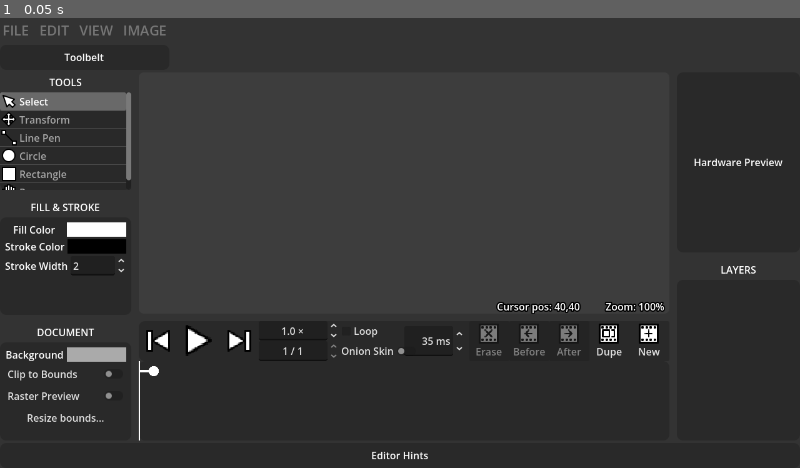
Above: before the commit, frame 1.
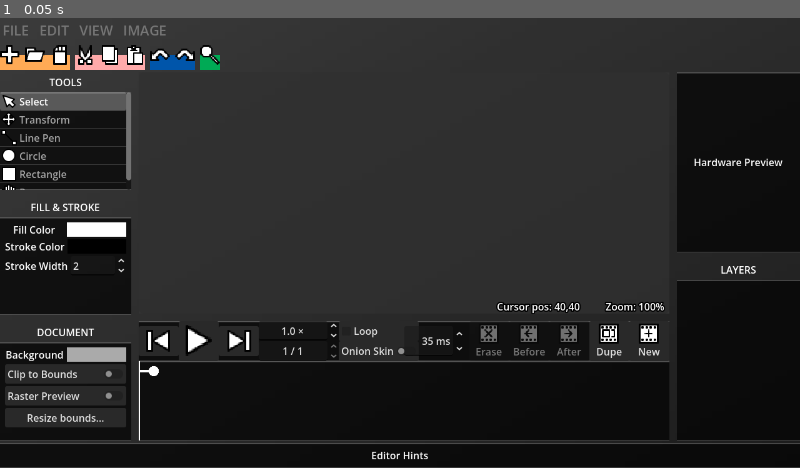
Above: after the commit, the same moment.

Repository: erlog135/Ripple
Game: Godot game, scene res://scenes/Editor.tscn
The game is run twice, just before and just after one commit, with the same random seed, the same clock (stepped at 60 frames per second) and the same inputs.
Inputs:
- Up to frame 1 (0.05 s): no input

The runs differ from the first frame. In frame 1, 33% of the frame differs, in the area x 0-100%, y 6-100%.

Commit message:
start some wacky theming

Diff:
--- /dev/null
+++ b/assets/icons/button_copy.svg
@@ -0,0 +1,5 @@
+<?xml version="1.0" encoding="UTF-8" standalone="no"?>
+<svg xmlns="http://www.w3.org/2000/svg" viewBox="0 0 25 25" width="25" height="25">
+  <path d="M 7.000000 5.000000 L 22.000000 5.000000 L 22.000000 24.000000 L 7.000000 24.000000 Z" stroke="#000000" stroke-width="2" stroke-linecap="round" stroke-linejoin="round" fill="#ffffff" />
+  <path d="M 3.000000 1.000000 L 18.000000 1.000000 L 18.000000 20.000000 L 3.000000 20.000000 Z" stroke="#000000" stroke-width="2" stroke-linecap="round" stroke-linejoin="round" fill="#ffffff" />
+</svg>
--- /dev/null
+++ b/assets/icons/button_cut.svg
@@ -0,0 +1,6 @@
+<?xml version="1.0" encoding="UTF-8" standalone="no"?>
+<svg xmlns="http://www.w3.org/2000/svg" viewBox="0 0 25 25" width="25" height="25">
+  <path d="M 13.000000 15.000000 L 20.000000 1.000000 L 20.000000 14.000000 L 13.000000 21.000000 L 6.000000 14.000000 L 6.000000 1.000000 Z" stroke="#000000" stroke-width="2" stroke-linecap="round" stroke-linejoin="round" fill="#ffffff" />
+  <path d="M 15.000000 18.000000 L 21.000000 18.000000 L 21.000000 24.000000 L 15.000000 24.000000 Z" stroke="#000000" stroke-width="2" stroke-linecap="round" stroke-linejoin="round" fill="#ffffff" />
+  <path d="M 5.000000 18.000000 L 11.000000 18.000000 L 11.000000 24.000000 L 5.000000 24.000000 Z" stroke="#000000" stroke-width="2" stroke-linecap="round" stroke-linejoin="round" fill="#ffffff" />
+</svg>
--- /dev/null
+++ b/assets/icons/button_new.svg
@@ -0,0 +1,4 @@
+<?xml version="1.0" encoding="UTF-8" standalone="no"?>
+<svg xmlns="http://www.w3.org/2000/svg" viewBox="0 0 25 25" width="25" height="25">
+  <path d="M 9.000000 1.000000 L 15.000000 1.000000 L 15.000000 9.000000 L 23.000000 9.000000 L 23.000000 15.000000 L 15.000000 15.000000 L 15.000000 23.000000 L 9.000000 23.000000 L 9.000000 15.000000 L 1.000000 15.000000 L 1.000000 9.000000 L 9.000000 9.000000 Z" stroke="#000000" stroke-width="2" stroke-linecap="round" stroke-linejoin="round" fill="#ffffff" />
+</svg>
--- /dev/null
+++ b/assets/icons/button_open.svg
@@ -0,0 +1,5 @@
+<?xml version="1.0" encoding="UTF-8" standalone="no"?>
+<svg xmlns="http://www.w3.org/2000/svg" viewBox="0 0 25 25" width="25" height="25">
+  <path d="M 20.000000 20.000000 L 1.000000 20.000000 L 1.000000 4.000000 L 12.000000 4.000000 Z" stroke="#000000" stroke-width="2" stroke-linecap="round" stroke-linejoin="round" fill="#ffffff" />
+  <path d="M 24.000000 8.000000 L 20.000000 20.000000 L 1.000000 20.000000 L 5.000000 8.000000 Z" stroke="#000000" stroke-width="2" stroke-linecap="round" stroke-linejoin="round" fill="#ffffff" />
+</svg>
--- /dev/null
+++ b/assets/icons/button_paste.svg
@@ -0,0 +1,7 @@
+<?xml version="1.0" encoding="UTF-8" standalone="no"?>
+<svg xmlns="http://www.w3.org/2000/svg" viewBox="0 0 25 25" width="25" height="25">
+  <path d="M 3.000000 3.000000 L 19.000000 3.000000 L 19.000000 24.000000 L 3.000000 24.000000 Z" stroke="#000000" stroke-width="2" stroke-linecap="round" stroke-linejoin="round" fill="#ffffff" />
+  <path d="M 11.000000 10.000000 L 22.000000 10.000000 L 22.000000 24.000000 L 11.000000 24.000000 Z" stroke="#000000" stroke-width="2" stroke-linecap="round" stroke-linejoin="round" fill="#ffffff" />
+  <path d="M 9.000000 1.000000 L 13.000000 1.000000 L 13.000000 5.000000 L 9.000000 5.000000 Z" stroke="#000000" stroke-width="2" stroke-linecap="round" stroke-linejoin="round" fill="#ffffff" />
+  <path d="M 7.000000 7.000000 L 15.000000 7.000000" stroke="#000000" stroke-width="2" stroke-linecap="round" stroke-linejoin="round" fill="#ffffff" />
+</svg>
--- /dev/null
+++ b/assets/icons/button_redo.svg
@@ -0,0 +1,4 @@
+<?xml version="1.0" encoding="UTF-8" standalone="no"?>
+<svg xmlns="http://www.w3.org/2000/svg" viewBox="0 0 25 25" width="25" height="25">
+  <path d="M 14.000000 19.000000 L 24.000000 19.000000 L 24.000000 9.000000 L 21.000000 12.000000 L 15.000000 6.000000 L 9.000000 6.000000 L 1.000000 14.000000 L 5.000000 18.000000 L 12.000000 11.000000 L 17.000000 16.000000 Z" stroke="#000000" stroke-width="2" stroke-linecap="round" stroke-linejoin="round" fill="#ffffff" />
+</svg>
--- /dev/null
+++ b/assets/icons/button_save.svg
@@ -0,0 +1,7 @@
+<?xml version="1.0" encoding="UTF-8" standalone="no"?>
+<svg xmlns="http://www.w3.org/2000/svg" viewBox="0 0 25 25" width="25" height="25">
+  <path d="M 20.000000 1.000000 L 20.000000 24.000000 L 5.000000 24.000000 L 5.000000 6.000000 L 10.000000 1.000000 Z" stroke="#000000" stroke-width="2" stroke-linecap="round" stroke-linejoin="round" fill="#ffffff" />
+  <path d="M 20.000000 8.000000 L 5.000000 8.000000" stroke="#000000" stroke-width="2" stroke-linecap="round" stroke-linejoin="round" fill="#ffffff" />
+  <path d="M 15.000000 1.000000 L 15.000000 8.000000" stroke="#000000" stroke-width="2" stroke-linecap="round" stroke-linejoin="round" fill="#ffffff" />
+  <path d="M 10.000000 2.000000 L 10.000000 8.000000" stroke="#000000" stroke-width="2" stroke-linecap="round" stroke-linejoin="round" fill="#ffffff" />
+</svg>
--- /dev/null
+++ b/assets/icons/button_undo.svg
@@ -0,0 +1,4 @@
+<?xml version="1.0" encoding="UTF-8" standalone="no"?>
+<svg xmlns="http://www.w3.org/2000/svg" viewBox="0 0 25 25" width="25" height="25">
+  <path d="M 11.000000 19.000000 L 1.000000 19.000000 L 1.000000 9.000000 L 4.000000 12.000000 L 10.000000 6.000000 L 16.000000 6.000000 L 24.000000 14.000000 L 20.000000 18.000000 L 13.000000 11.000000 L 8.000000 16.000000 Z" stroke="#000000" stroke-width="2" stroke-linecap="round" stroke-linejoin="round" fill="#ffffff" />
+</svg>
--- /dev/null
+++ b/assets/icons/button_zoom.svg
@@ -0,0 +1,5 @@
+<?xml version="1.0" encoding="UTF-8" standalone="no"?>
+<svg xmlns="http://www.w3.org/2000/svg" viewBox="0 0 25 25" width="25" height="25">
+  <path d="M 1.000000 11.000000 L 1.000000 5.000000 L 5.000000 1.000000 L 11.000000 1.000000 L 15.000000 5.000000 L 15.000000 11.000000 L 11.000000 15.000000 L 5.000000 15.000000 Z" stroke="#000000" stroke-width="2" stroke-linecap="round" stroke-linejoin="round" fill="#ffffff" />
+  <path d="M 14.000000 12.000000 L 24.000000 22.000000 L 22.000000 24.000000 L 12.000000 14.000000 Z" stroke="#000000" stroke-width="2" stroke-linecap="round" stroke-linejoin="round" fill="#ffffff" />
+</svg>
--- a/data/RippleTheme.tres
+++ b/data/RippleTheme.tres
@@ -75,12 +75,11 @@
 content_margin_top = 0.0
 content_margin_right = 0.0
 content_margin_bottom = 0.0
-bg_color = Color(0.16078432, 0.16078432, 0.16078432, 1)
-corner_radius_top_left = 10
-corner_radius_top_right = 10
-corner_radius_bottom_right = 10
-corner_radius_bottom_left = 10
-corner_detail = 5
+bg_color = Color(0, 0, 0, 0.6666667)
+border_width_top = 2
+border_width_bottom = 1
+border_color = Color(1, 1, 1, 0.20392157)
+border_blend = true
 
 [resource]
 Button/colors/font_color = Color(0.875, 0.875, 0.875, 1)
--- a/scenes/Editor.tscn
+++ b/scenes/Editor.tscn
@@ -4,10 +4,20 @@
 [ext_resource type="PackedScene" uid="uid://dsun2824rmyw3" path="res://scenes/interface/CanvasArea.tscn" id="2_3kl07"]
 [ext_resource type="PackedScene" uid="uid://dkotjhm13dn23" path="res://scenes/interface/aux_windows/ToolsWindow.tscn" id="2_diyc1"]
 [ext_resource type="PackedScene" uid="uid://c2t87wm7nys5k" path="res://scenes/interface/aux_windows/DocumentTabs.tscn" id="2_mwer8"]
+[ext_resource type="PackedScene" uid="uid://bkm3vkueow1d6" path="res://scenes/interface/aux_windows/Toolbelt.tscn" id="2_wfgtv"]
 [ext_resource type="PackedScene" uid="uid://da7bxcr1u5aj" path="res://scenes/interface/aux_windows/FillStrokeWindow.tscn" id="3_wmxca"]
 [ext_resource type="PackedScene" uid="uid://bg1ar0lfuwc5p" path="res://scenes/interface/aux_windows/DocumentPropertiesWindow.tscn" id="4_6tdr8"]
 [ext_resource type="PackedScene" uid="uid://dwex3u1hmrm4m" path="res://scenes/interface/aux_windows/LayerWindow.tscn" id="4_u6trk"]
 [ext_resource type="PackedScene" uid="uid://bsuhmppbhkr2x" path="res://scenes/interface/aux_windows/AnimatorWindow.tscn" id="5_wa12f"]
+[ext_resource type="Script" uid="uid://duv2cdubi3vdb" path="res://scenes/accent_color_rect.gd" id="10_5x8yu"]
+
+[sub_resource type="Gradient" id="Gradient_wfgtv"]
+colors = PackedColorArray(0.12591085, 0.12591085, 0.12591082, 1, 0.25323758, 0.25323758, 0.25323758, 1)
+
+[sub_resource type="GradientTexture2D" id="GradientTexture2D_5x8yu"]
+gradient = SubResource("Gradient_wfgtv")
+fill_from = Vector2(1, 1)
+fill_to = Vector2(0, 0)
 
 [node name="Editor" type="Control" unique_id=1840015314]
 layout_mode = 3
@@ -29,25 +39,15 @@
 layout_mode = 2
 
 [node name="VBoxContainer" type="VBoxContainer" parent="VBoxContainer/HBoxContainer" unique_id=483431324]
+custom_minimum_size = Vector2(352, 0)
 layout_mode = 2
 
 [node name="TopMenuBar" parent="VBoxContainer/HBoxContainer/VBoxContainer" unique_id=2124299505 instance=ExtResource("1_ndpqs")]
 layout_mode = 2
 
-[node name="Toolbelt" type="Panel" parent="VBoxContainer/HBoxContainer/VBoxContainer" unique_id=87617283]
+[node name="Toolbelt" parent="VBoxContainer/HBoxContainer/VBoxContainer" unique_id=1511463236 instance=ExtResource("2_wfgtv")]
 custom_minimum_size = Vector2(0, 40)
 layout_mode = 2
-
-[node name="Label" type="Label" parent="VBoxContainer/HBoxContainer/VBoxContainer/Toolbelt" unique_id=899139387]
-layout_mode = 1
-anchors_preset = 15
-anchor_right = 1.0
-anchor_bottom = 1.0
-grow_horizontal = 2
-grow_vertical = 2
-text = "Toolbelt"
-horizontal_alignment = 1
-vertical_alignment = 1
 
 [node name="DocumentTabs" parent="VBoxContainer/HBoxContainer" unique_id=339842044 instance=ExtResource("2_mwer8")]
 layout_mode = 2
@@ -139,3 +139,23 @@
 text = "Editor Hints"
 horizontal_alignment = 1
 vertical_alignment = 1
+
+[node name="CanvasLayer" type="CanvasLayer" parent="." unique_id=1138446134]
+layer = -1
+
+[node name="TextureRect" type="TextureRect" parent="CanvasLayer" unique_id=1673987692]
+anchors_preset = 15
+anchor_right = 1.0
+anchor_bottom = 1.0
+grow_horizontal = 2
+grow_vertical = 2
+texture = SubResource("GradientTexture2D_5x8yu")
+
+[node name="AccentColorRect" type="ColorRect" parent="CanvasLayer" unique_id=130904599]
+anchors_preset = 15
+anchor_right = 1.0
+anchor_bottom = 1.0
+grow_horizontal = 2
+grow_vertical = 2
+color = Color(1, 1, 1, 0.1882353)
+script = ExtResource("10_5x8yu")
--- /dev/null
+++ b/scenes/accent_color_rect.gd
@@ -0,0 +1,8 @@
+extends ColorRect
+
+
+# Called when the node enters the scene tree for the first time.
+func _ready() -> void:
+	var accent := DisplayServer.get_accent_color()
+	accent.a = 0.1
+	color = accent
--- a/scenes/interface/CanvasArea.tscn
+++ b/scenes/interface/CanvasArea.tscn
@@ -52,7 +52,7 @@
 anchor_bottom = 1.0
 grow_horizontal = 2
 grow_vertical = 2
-color = Color(0.23921569, 0.23921569, 0.23921569, 1)
+color = Color(0.23921569, 0.23921569, 0.23921569, 0.78431374)
 
 [node name="Line2D2" type="Line2D" parent="DocumentLayer/SubViewport/ArtboardClip/Document" unique_id=1003032040]
 visible = false
--- a/scenes/interface/aux_windows/AnimatorWindow.tscn
+++ b/scenes/interface/aux_windows/AnimatorWindow.tscn
@@ -1,12 +1,12 @@
 [gd_scene format=3 uid="uid://bsuhmppbhkr2x"]
 
 [ext_resource type="Script" uid="uid://cp24gndjd5xu5" path="res://scenes/interface/aux_windows/animator_window.gd" id="1_sgg8o"]
-[ext_resource type="Texture2D" uid="uid://baxkhmr3ggbe5" path="res://assets/icons/button_dupe_frame.svg" id="2_jdu6l"]
+[ext_resource type="Texture2D" uid="uid://baxkhmr3ggbe5" path="res://assets/icons/button_frame_dupe.svg" id="2_jdu6l"]
 [ext_resource type="Texture2D" uid="uid://d2jr4e6nftmhv" path="res://assets/icons/button_play.svg" id="2_kerko"]
 [ext_resource type="Texture2D" uid="uid://mfawmwdwkv4i" path="res://assets/icons/playhead_grabpoint.png" id="2_sgg8o"]
 [ext_resource type="Texture2D" uid="uid://7kixvjc10wv8" path="res://assets/icons/button_last_frame.svg" id="3_5pajp"]
 [ext_resource type="Texture2D" uid="uid://boiqdl7abd7hu" path="res://assets/icons/button_first_frame.svg" id="4_54jo5"]
-[ext_resource type="Texture2D" uid="uid://cxjvplctqluyg" path="res://assets/icons/button_new_frame.svg" id="6_005g1"]
+[ext_resource type="Texture2D" uid="uid://cxjvplctqluyg" path="res://assets/icons/button_frame_new.svg" id="6_005g1"]
 [ext_resource type="Texture2D" uid="uid://c4hode735ftlk" path="res://assets/icons/button_frame_right.svg" id="6_mauw5"]
 [ext_resource type="Texture2D" uid="uid://dic8of38u0elt" path="res://assets/icons/button_frame_left.svg" id="7_sfgt0"]
 [ext_resource type="Texture2D" uid="uid://di4ot3d5sdufh" path="res://assets/icons/button_frame_delete.svg" id="9_hrwgu"]
--- /dev/null
+++ b/scenes/interface/aux_windows/Toolbelt.tscn
@@ -0,0 +1,135 @@
+[gd_scene format=3 uid="uid://bkm3vkueow1d6"]
+
+[ext_resource type="Texture2D" uid="uid://bdao8dg4h5wx1" path="res://assets/icons/button_new.svg" id="1_1w0ff"]
+[ext_resource type="Texture2D" uid="uid://cmu4hd2lqtlfk" path="res://assets/icons/button_open.svg" id="2_f0p0l"]
+[ext_resource type="Texture2D" uid="uid://dcmxbehaihida" path="res://assets/icons/button_save.svg" id="3_48xwq"]
+[ext_resource type="Texture2D" uid="uid://usieb1idldun" path="res://assets/icons/button_cut.svg" id="4_mabtk"]
+[ext_resource type="Texture2D" uid="uid://pts64swwaa1h" path="res://assets/icons/button_copy.svg" id="5_xarw7"]
+[ext_resource type="Texture2D" uid="uid://dd3mxpm0e6v0v" path="res://assets/icons/button_paste.svg" id="6_emsp7"]
+[ext_resource type="Texture2D" uid="uid://xuf2brf61umx" path="res://assets/icons/button_undo.svg" id="7_emsp7"]
+[ext_resource type="Texture2D" uid="uid://dl6u2kh64kewr" path="res://assets/icons/button_redo.svg" id="8_finru"]
+[ext_resource type="Texture2D" uid="uid://bmjs0d3i3g4wr" path="res://assets/icons/button_zoom.svg" id="9_finru"]
+
+[node name="Toolbelt" type="Control" unique_id=1511463236]
+texture_filter = 5
+custom_minimum_size = Vector2(352, 0)
+layout_mode = 3
+anchors_preset = 10
+anchor_right = 1.0
+offset_right = -928.0
+offset_bottom = 40.0
+grow_horizontal = 2
+
+[node name="ColorRect" type="ColorRect" parent="." unique_id=184722153]
+layout_mode = 0
+offset_top = 16.0
+offset_right = 112.0
+offset_bottom = 40.0
+color = Color(1, 0.6666667, 0.33333334, 1)
+
+[node name="TextureButton" type="TextureButton" parent="." unique_id=1978978031]
+layout_mode = 0
+offset_right = 32.0
+offset_bottom = 32.0
+tooltip_text = "Create a new file"
+texture_normal = ExtResource("1_1w0ff")
+ignore_texture_size = true
+stretch_mode = 5
+
+[node name="TextureButton2" type="TextureButton" parent="." unique_id=1707668824]
+layout_mode = 0
+offset_left = 40.0
+offset_right = 72.0
+offset_bottom = 32.0
+tooltip_text = "Open a file"
+texture_normal = ExtResource("2_f0p0l")
+ignore_texture_size = true
+stretch_mode = 5
+
+[node name="TextureButton3" type="TextureButton" parent="." unique_id=1767878114]
+layout_mode = 0
+offset_left = 80.0
+offset_right = 112.0
+offset_bottom = 32.0
+tooltip_text = "Save"
+texture_normal = ExtResource("3_48xwq")
+ignore_texture_size = true
+stretch_mode = 5
+
+[node name="ColorRect2" type="ColorRect" parent="." unique_id=624855836]
+layout_mode = 0
+offset_left = 120.0
+offset_top = 16.0
+offset_right = 232.0
+offset_bottom = 40.0
+color = Color(1, 0.6666667, 0.6666667, 1)
+
+[node name="TextureButton4" type="TextureButton" parent="." unique_id=584840532]
+layout_mode = 0
+offset_left = 120.0
+offset_right = 152.0
+offset_bottom = 32.0
+texture_normal = ExtResource("4_mabtk")
+ignore_texture_size = true
+stretch_mode = 5
+
+[node name="TextureButton5" type="TextureButton" parent="." unique_id=1935944424]
+layout_mode = 0
+offset_left = 160.0
+offset_right = 192.0
+offset_bottom = 32.0
+texture_normal = ExtResource("5_xarw7")
+ignore_texture_size = true
+stretch_mode = 5
+
+[node name="TextureButton6" type="TextureButton" parent="." unique_id=148678812]
+layout_mode = 0
+offset_left = 200.0
+offset_right = 232.0
+offset_bottom = 32.0
+texture_normal = ExtResource("6_emsp7")
+ignore_texture_size = true
+stretch_mode = 5
+
+[node name="ColorRect3" type="ColorRect" parent="." unique_id=1387637321]
+layout_mode = 0
+offset_left = 240.0
+offset_top = 16.0
+offset_right = 312.0
+offset_bottom = 40.0
+color = Color(0, 0.33333334, 0.6666667, 1)
+
+[node name="TextureButton7" type="TextureButton" parent="." unique_id=278988620]
+layout_mode = 0
+offset_left = 240.0
+offset_right = 272.0
+offset_bottom = 32.0
+texture_normal = ExtResource("7_emsp7")
+ignore_texture_size = true
+stretch_mode = 5
+
+[node name="TextureButton8" type="TextureButton" parent="." unique_id=912124691]
+layout_mode = 0
+offset_left = 280.0
+offset_right = 312.0
+offset_bottom = 32.0
+texture_normal = ExtResource("8_finru")
+ignore_texture_size = true
+stretch_mode = 5
+
+[node name="ColorRect4" type="ColorRect" parent="." unique_id=127698350]
+layout_mode = 0
+offset_left = 320.0
+offset_top = 16.0
+offset_right = 352.0
+offset_bottom = 40.0
+color = Color(0, 0.6666667, 0.33333334, 1)
+
+[node name="TextureButton9" type="TextureButton" parent="." unique_id=576799981]
+layout_mode = 0
+offset_left = 320.0
+offset_right = 352.0
+offset_bottom = 32.0
+texture_normal = ExtResource("9_finru")
+ignore_texture_size = true
+stretch_mode = 5
Not shown, added: assets/icons/button_copy.svg.import
Not shown, added: assets/icons/button_cut.svg.import
Renamed: assets/icons/button_dupe_frame.svg -> assets/icons/button_frame_dupe.svg
Not shown, added: assets/icons/button_frame_dupe.svg.import
Renamed: assets/icons/button_new_frame.svg -> assets/icons/button_frame_new.svg
Not shown, added: assets/icons/button_frame_new.svg.import
Not shown, added: assets/icons/button_new.svg.import
Not shown, added: assets/icons/button_open.svg.import
Not shown, changed: assets/icons/button_paste.svg.import
Not shown, added: assets/icons/button_redo.svg.import
Not shown, added: assets/icons/button_save.svg.import
Not shown, changed: assets/icons/button_undo.svg.import
(and 2 more such lines)
